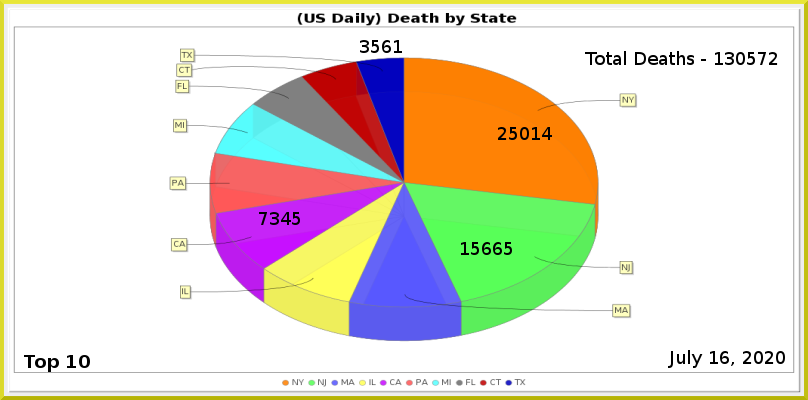
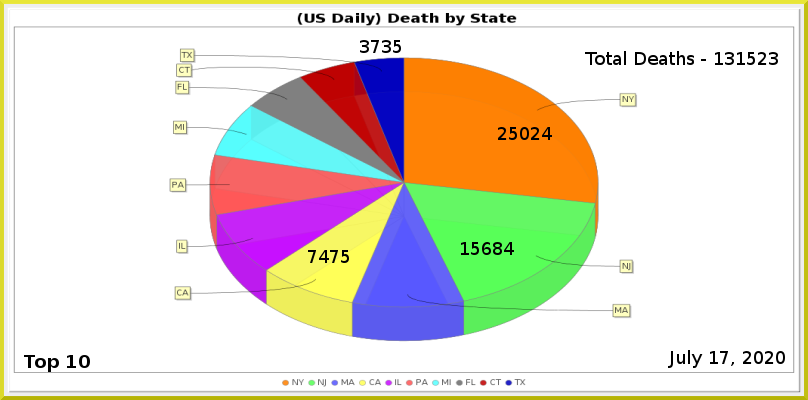
Layers edited between the first and the second 808px x 400px image:
painted on "Least" over left=371, top=40, right=402, bottom=53
painted on "CA" over left=259, top=212, right=349, bottom=263
painted on "NJ" over left=493, top=242, right=514, bottom=255
painted on "NY" over left=531, top=127, right=540, bottom=140
renamed "Total Deaths - 130572" to "Total Deaths - 131523", painted on it over left=736, top=52, right=778, bottom=65
painted on "Current Date" over left=720, top=351, right=729, bottom=364
painted on "Death_by_State.png" over left=169, top=48, right=638, bottom=386
